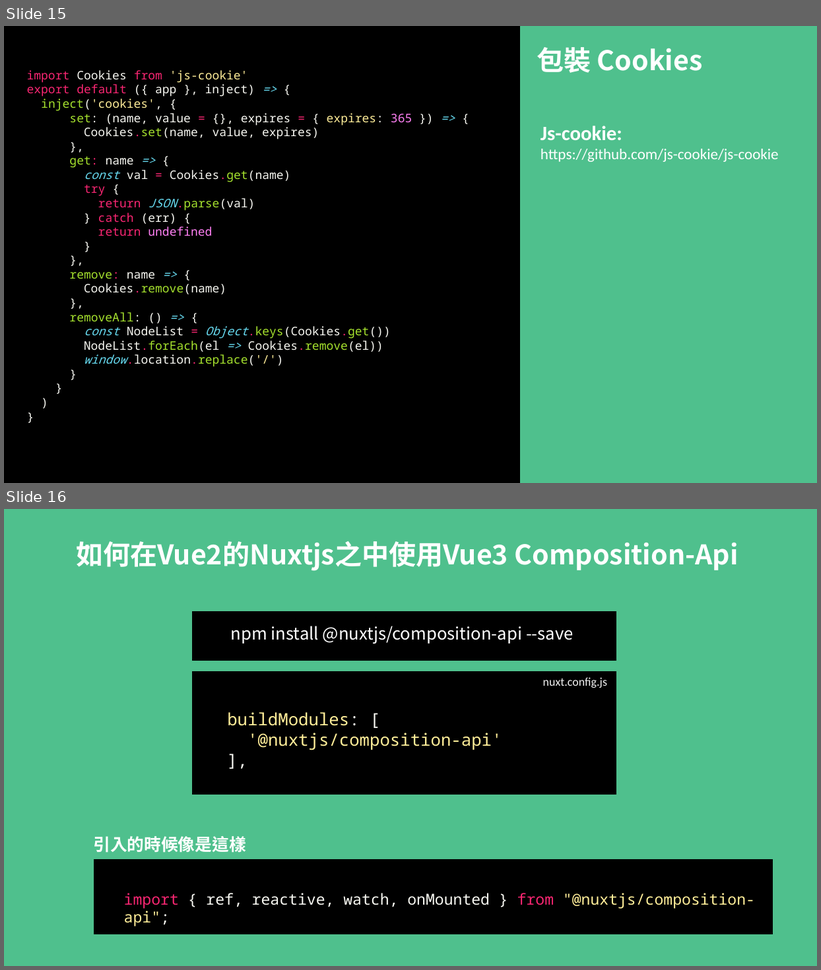
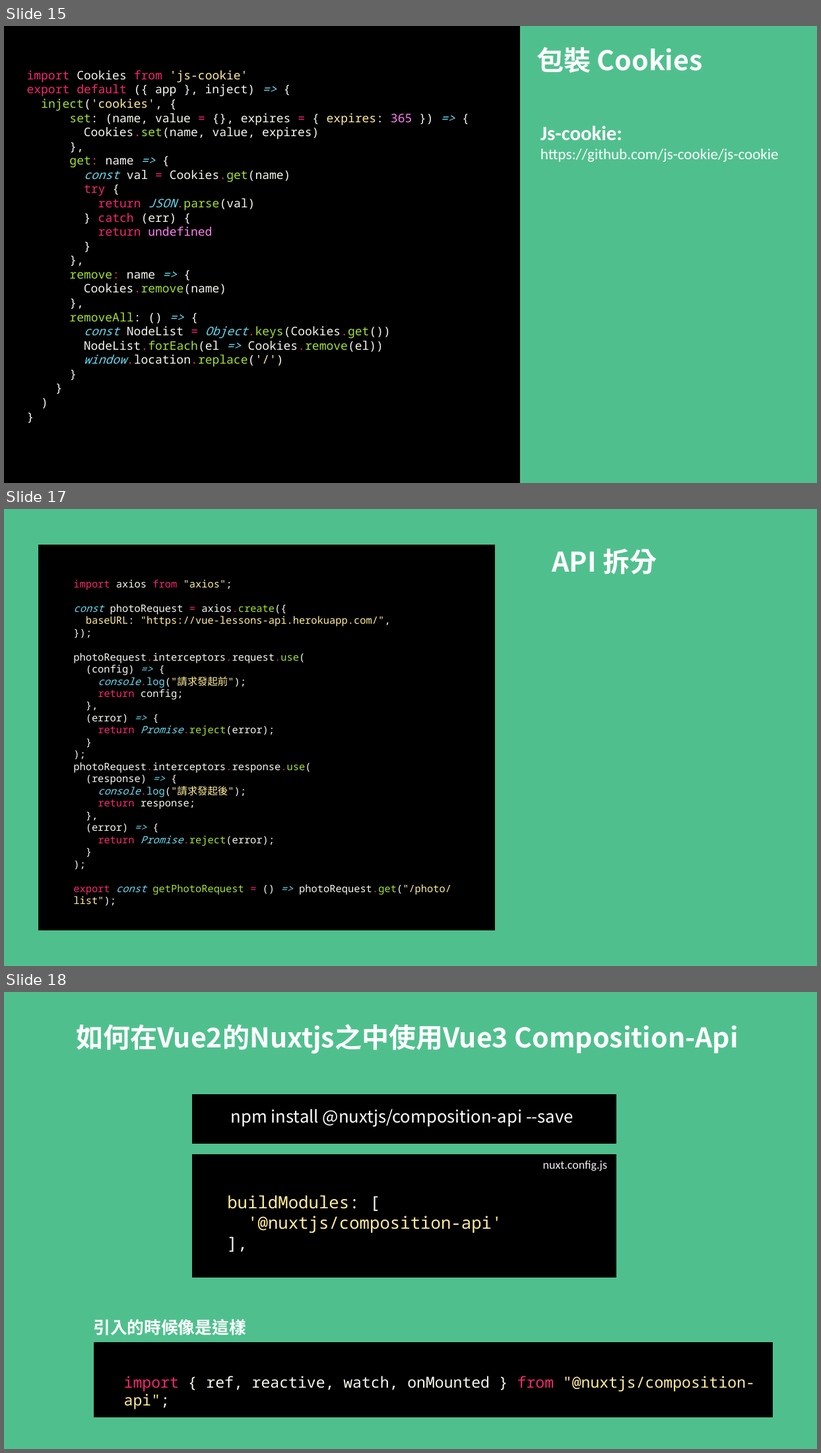
Before and after one commit to MikeOnlineCourse/Vue3_Course_Nuxt_Example, a slide deck: nuxt.pptx. Shown one above the other, each under a label of ours: slides 15 and 16 before the commit, slides 15, 17 and 18 after it; the slides between them are not shown. The pictures are 821x970 and 821x1453 pixels, drawn with LibreOffice and Linux fonts; fonts in the diff are those of the drawing. Boxes give left, top, right and bottom in pixels: in the first picture for what was removed or moved away, otherwise in the second. Text is boxed around its words. In the diff, an @@ line names an element or a change of style, - is before the commit and + after.

```diff
--- a/nuxt.pptx
+++ b/nuxt.pptx
@@ slide 17 added at (x1=4, y1=509, x2=817, y2=966), background #4FC08D @@
@@ rectangle added at (x1=39, y1=545, x2=494, y2=931), fill #000000, outline #000000 1 pt @@
@@ title added at (x1=552, y1=549, x2=657, y2=574), 32 pt, text #FFFFFF, bold @@
+API 拆分
@@ text added at (x1=73, y1=580, x2=451, y2=906), 12 pt, text #F8F8F2 @@
+import axios from "axios";
+const photoRequest = axios.create({
+baseURL: "https://vue-lessons-api.herokuapp.com/",
+});
+photoRequest.interceptors.request.use(
+(config) => {
+console.log("請求發起前");
+return config;
+},
+(error) => {
+return Promise.reject(error);
+}
+);
+photoRequest.interceptors.response.use(
+(response) => {
+console.log("請求發起後");
+return response;
+},
+(error) => {
+return Promise.reject(error);
+}
+);
+export const getPhotoRequest = () => photoRequest.get("/photo/list");
@@ what was slide 16 is now slide 18 @@
```
Also in this commit, not shown: 1 other slide added, 30 other files.
